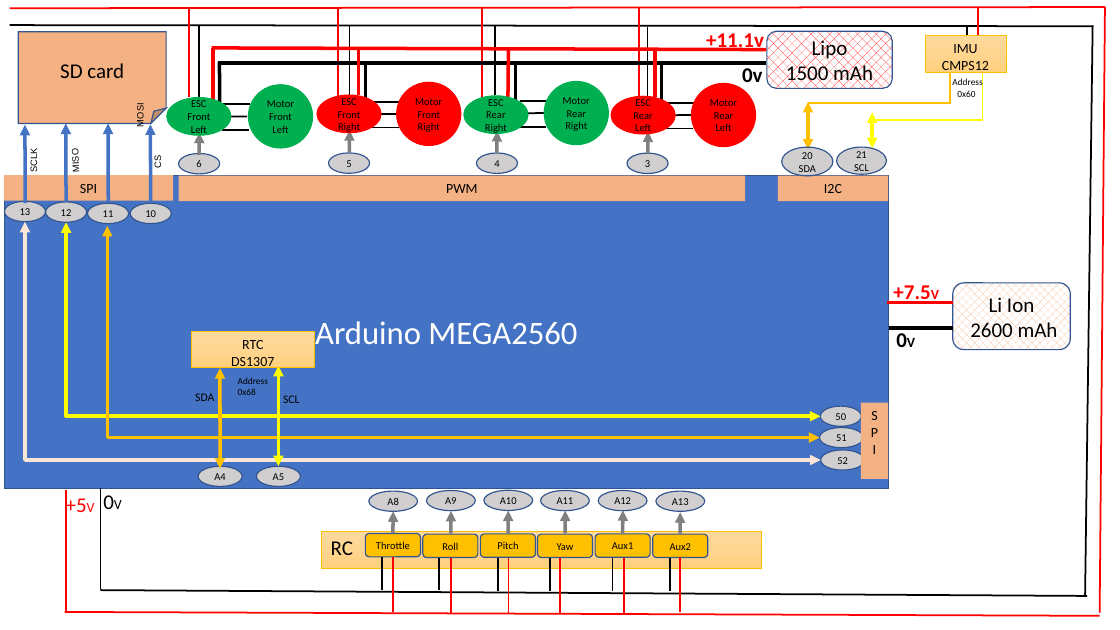
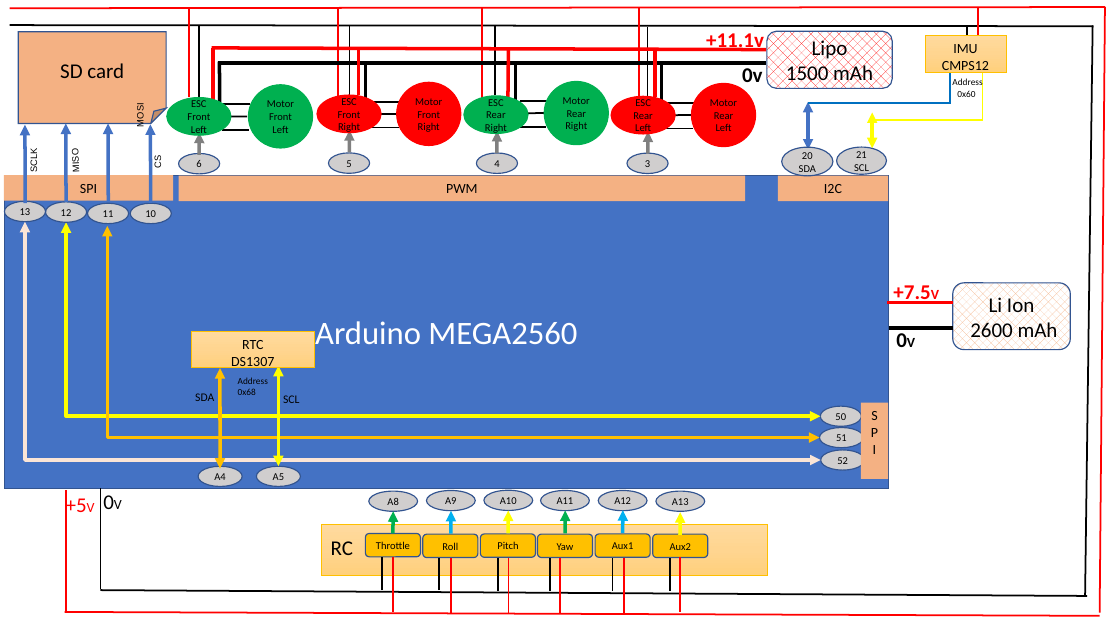
Before and after one commit to RobotEdh/RobotMicroControl, a slide deck: slide 1 of libraries/Diagramm Drone.pptx. Drawn at 1120x630 pixels with LibreOffice and Linux fonts; fonts in the diff are those of the drawing. Boxes give left, top, right and bottom in pixels: in the first picture for what was removed or moved away, otherwise in the second. Text is boxed around its words. In the diff, an @@ line names an element or a change of style, - is before the commit and + after.

```diff
--- a/libraries/Diagramm Drone.pptx
+++ b/libraries/Diagramm Drone.pptx
@@ elbow line (949, 72) - (808, 103): stroke #FFC000 1.5 pt to #0070C0 1.5 pt @@
@@ double arrow (808, 102) - (808, 150): stroke #FFC000 3 pt to #4472C4 3 pt @@
@@ rectangle: place and size @@
-rectangle at [322, 532, 762, 569]
+rectangle at [322, 524, 768, 576]
@@ arrow (393, 534) - (393, 512): stroke #808080 3 pt to #00B050 3 pt @@
@@ arrow (451, 534) - (451, 511): stroke #808080 3 pt to #00B0F0 3 pt @@
@@ arrow (508, 534) - (508, 511): stroke #808080 3 pt to #FFFF00 3 pt @@
@@ arrow (565, 534) - (565, 511): stroke #808080 3 pt to #00B050 3 pt @@
@@ arrow (623, 534) - (623, 510): stroke #808080 3 pt to #00B0F0 3 pt @@
@@ arrow (681, 535) - (681, 513): stroke #808080 3 pt to #FFFF00 3 pt @@
```
Also in this commit, not shown: 1 other slide changed, 1 slide added, 6 other files.
